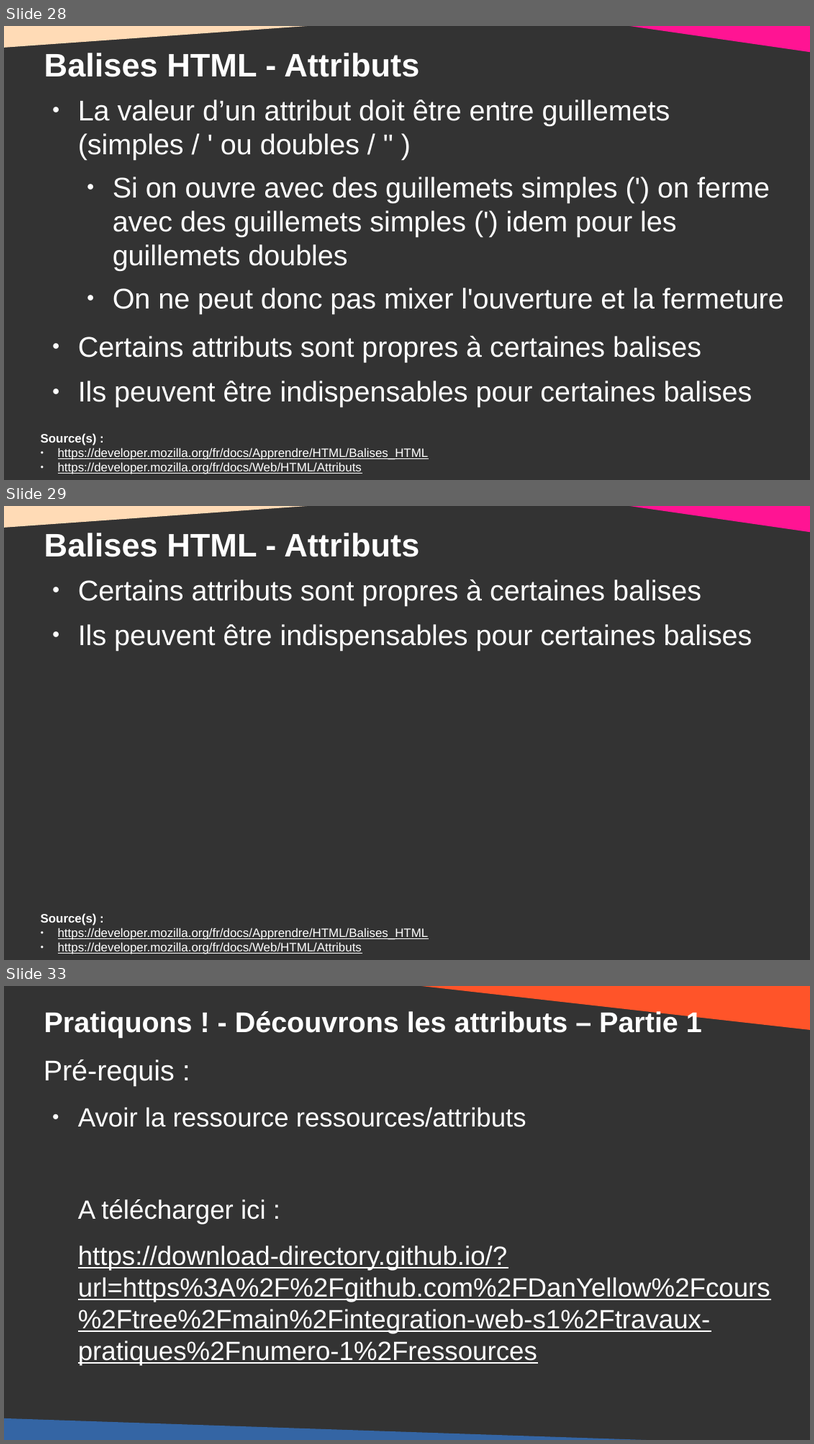
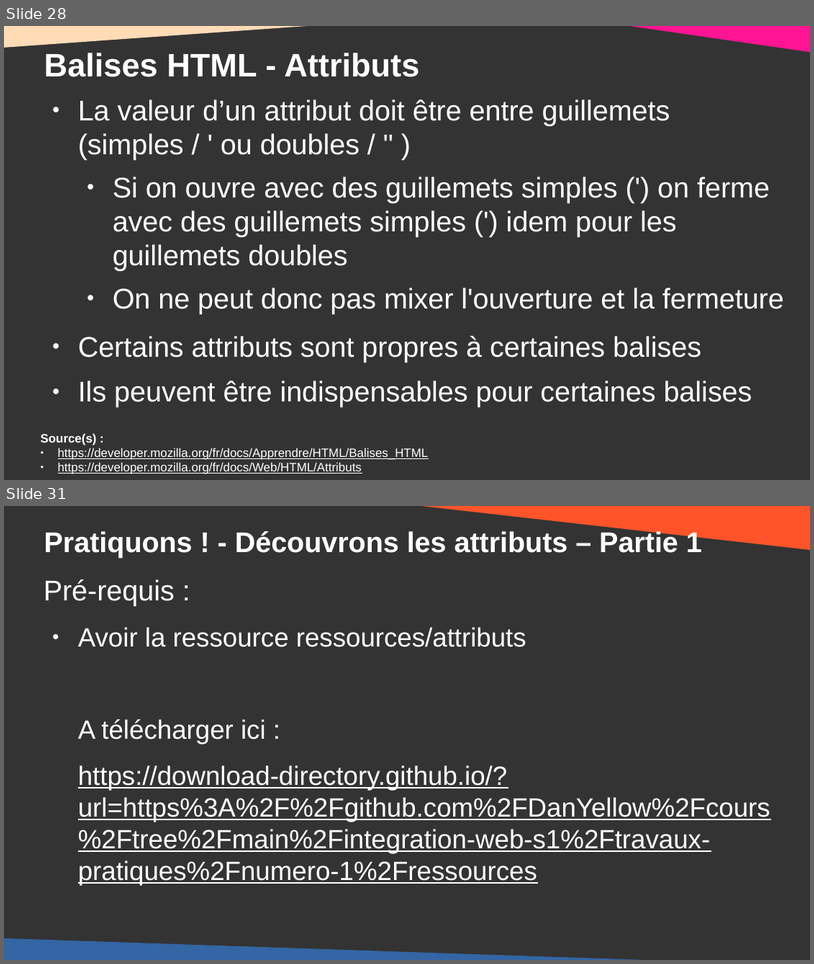
Before and after one commit to DanYellow/cours, a slide deck: integration-web-s1/travaux-pratiques/numero-1/presentation.odp. Shown one above the other, each under a label of ours: slides 28, 29 and 33 before the commit, slides 28 and 31 after it; the slides between them are not shown. The pictures are 814x1444 and 814x964 pixels, drawn with LibreOffice and Linux fonts; fonts in the diff are those of the drawing. Boxes give left, top, right and bottom in pixels: in the first picture for what was removed or moved away, otherwise in the second. Text is boxed around its words. In the diff, an @@ line names an element or a change of style, - is before the commit and + after.

```diff
--- a/integration-web-s1/travaux-pratiques/numero-1/presentation.odp
+++ b/integration-web-s1/travaux-pratiques/numero-1/presentation.odp
@@ slide 29 removed at (x1=4, y1=506, x2=810, y2=960), background #333333 @@
@@ right triangle removed at (x1=4, y1=506, x2=353, y2=533) @@
@@ right triangle removed at (x1=607, y1=506, x2=810, y2=533) @@
@@ title removed at (x1=44, y1=533, x2=419, y2=557) @@
-Balises HTML - Attributs
@@ text removed at (x1=78, y1=579, x2=753, y2=651) @@
-● Certains attributs sont propres à certaines balises
-● Ils peuvent être indispensables pour certaines balises
@@ text removed at (x1=41, y1=913, x2=429, y2=954) @@
-Source(s) :
-● https://developer.mozilla.org/fr/docs/Apprendre/HTML/Balises_HTML
-● https://developer.mozilla.org/fr/docs/Web/HTML/Attributs
@@ what was slide 33 is now slide 31 @@
```
Also in this commit, not shown: 6 slides changed, 16 other files.
